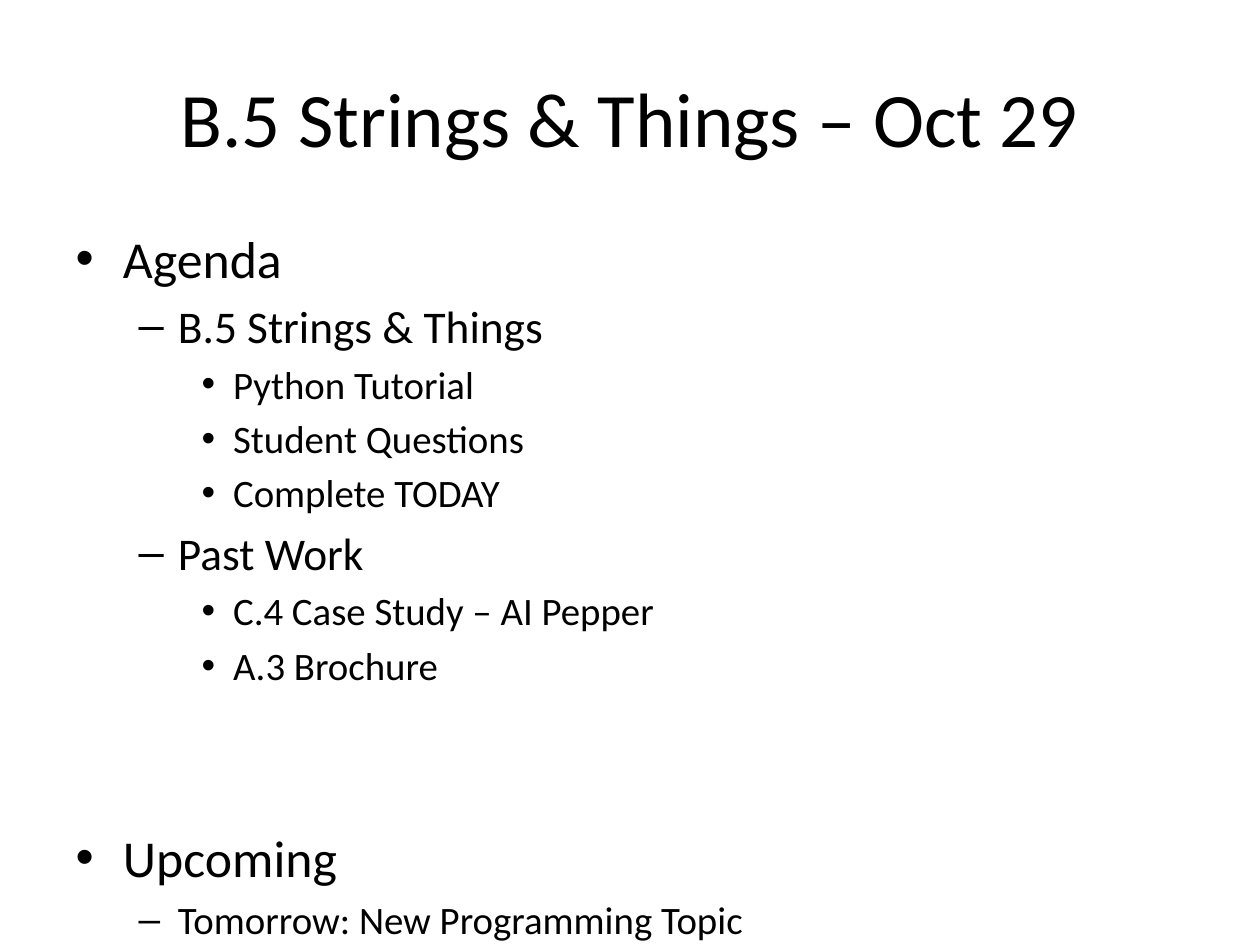
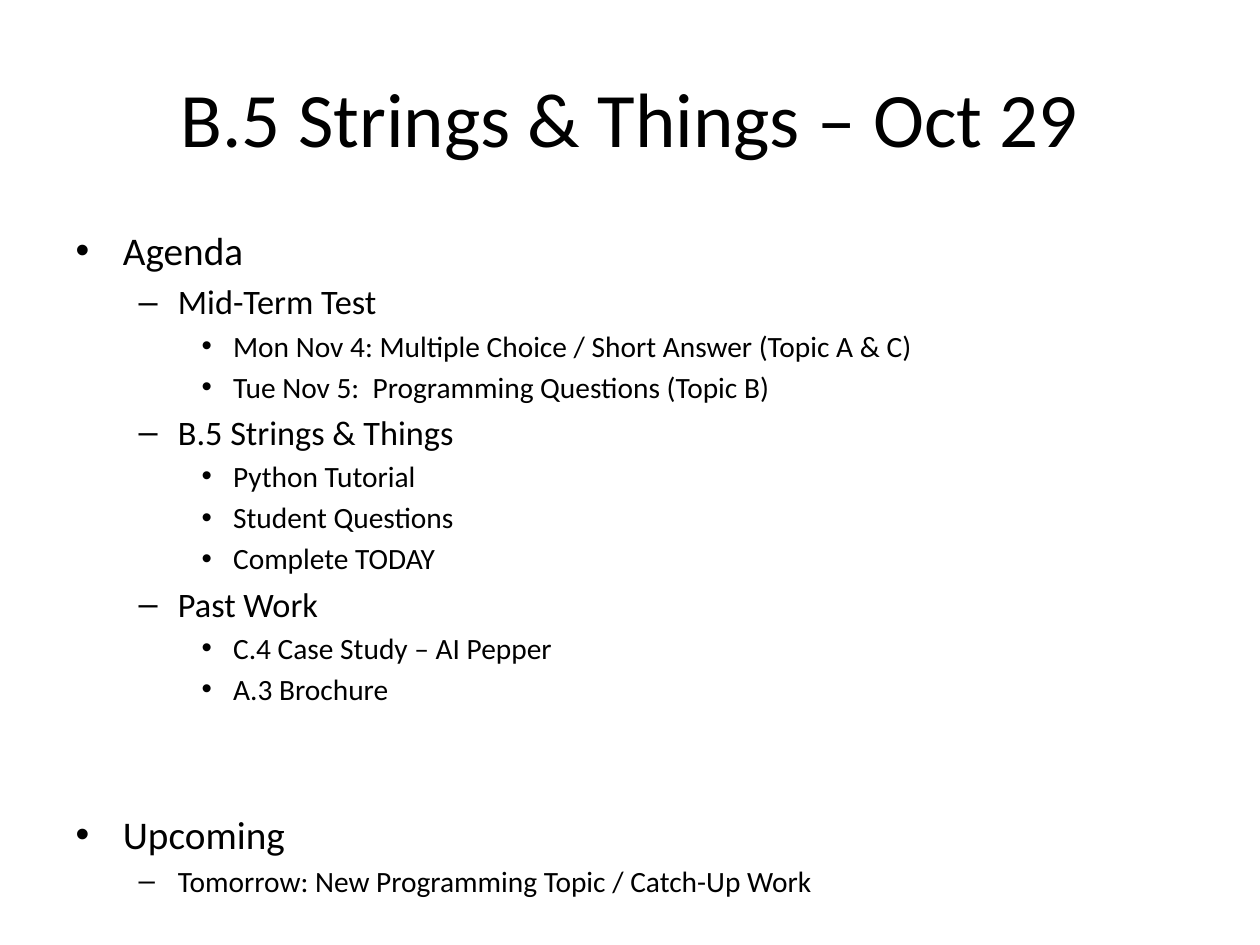
Before and after one commit to Greg5519/ICS3C0, a slide deck: slide 1 of Daily Agendas/Day9.2_StringsAndThings2.pptx. Drawn at 1260x945 pixels with LibreOffice and Linux fonts; fonts in the diff are those of the drawing. Boxes give left, top, right and bottom in pixels: in the first picture for what was removed or moved away, otherwise in the second. Text is boxed around its words. In the diff, an @@ line names an element or a change of style, - is before the commit and + after.

```diff
--- a/Daily Agendas/Day9.2_StringsAndThings2.pptx
+++ b/Daily Agendas/Day9.2_StringsAndThings2.pptx
@@ text at (123, 237, 552, 856): size 29.6 to 22.4 pt in "Agenda", "Upcoming"; size 25.9 to 19.6 pt in "B.5 Strings & Things", "Past Work"; size 22.2 to 16.8 pt in "Python Tutorial", "Student Questions", "Complete TODAY", "C.4 Case Study – AI Pepper" and 1 more places; less space between paragraphs @@
@@ text at (178, 290, 912, 403): paragraphs added @@
+  – Mid-Term Test
+    • Mon Nov 4: Multiple Choice / Short Answer (Topic A & C)
+    • Tue Nov 5: Programming Questions (Topic B)
@@ text at (178, 871, 811, 897): text changed; size 22.2 to 16.8 pt @@
-  – Tomorrow: New Programming Topic
+  – Tomorrow: New Programming Topic / Catch-Up Work
```
Also in this commit, not shown: 2 other files.
